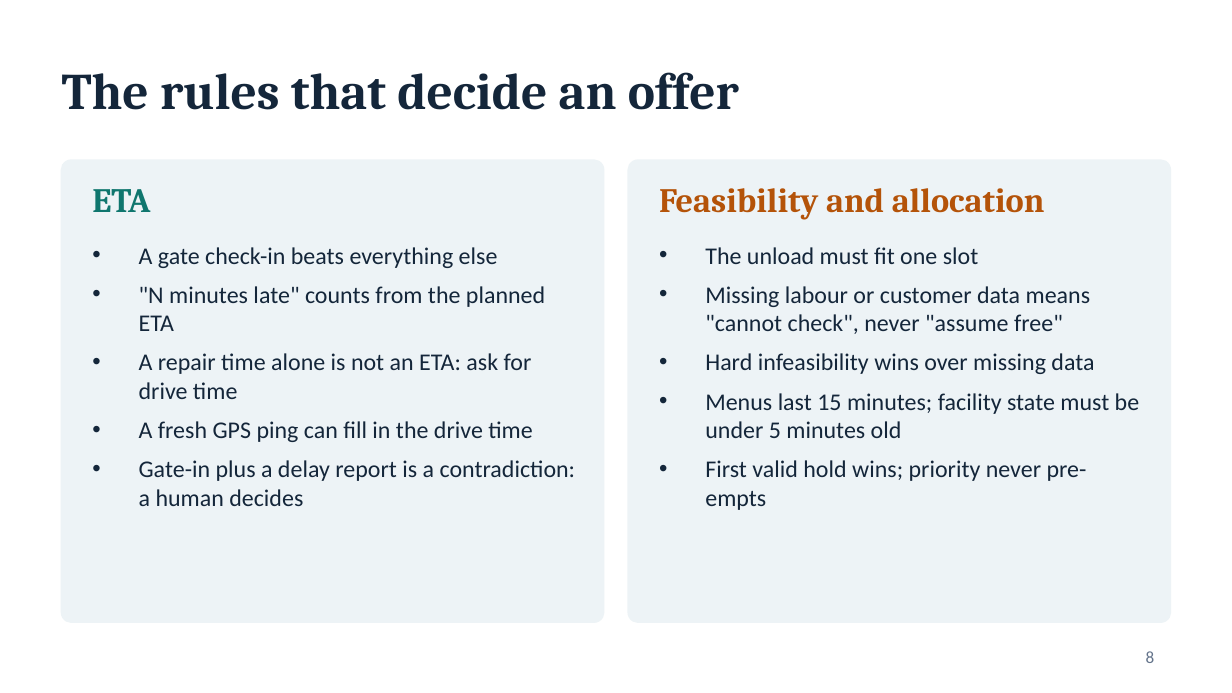
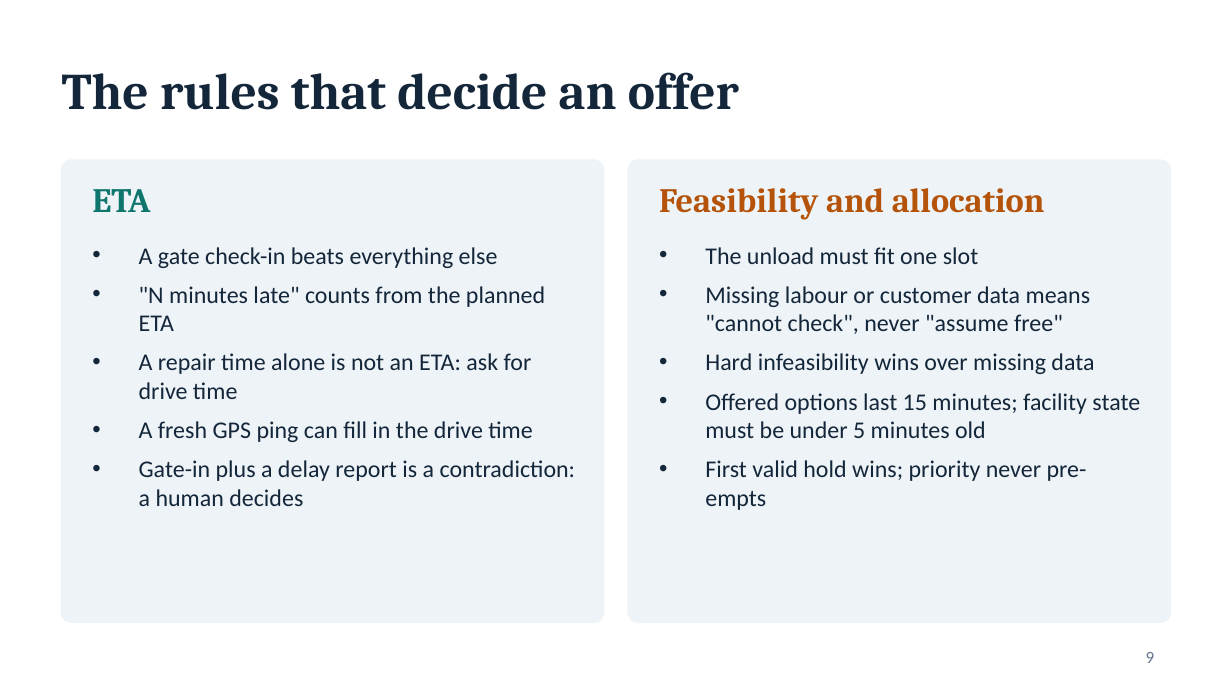
Before and after one commit to vijay-inner-compass/SetuHaul_Rescheduling_Service, a slide deck: slide 9 of docs/SetuHaul-demo.pptx (slide 8 before the commit). Drawn at 1232x693 pixels with LibreOffice and Linux fonts; fonts in the diff are those of the drawing. Boxes give left, top, right and bottom in pixels: in the first picture for what was removed or moved away, otherwise in the second. Text is boxed around its words. In the diff, an @@ line names an element or a change of style, - is before the commit and + after.

```diff
--- a/docs/SetuHaul-demo.pptx
+++ b/docs/SetuHaul-demo.pptx
@@ text at (x1=705, y1=393, x2=1140, y2=438): text changed @@
-• Menus last 15 minutes; facility state must be under 5 minutes old
+• Offered options last 15 minutes; facility state must be under 5 minutes old
@@ page number at (x1=1146, y1=652, x2=1155, y2=663): text changed @@
-8
+9
```
Also in this commit, not shown: 11 other slides changed, 2 slides added, 1 other file.
